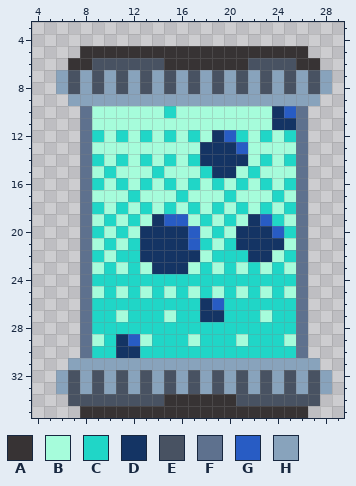
Two states of a pixel-art sprite, assets/tiles/25.png. Above, as it was before the edit.
The file is 36x36 pixels. Shown: x 4..29, y 3..35.
Palette (. is transparent): A #373334  B #a6fcdb  C #20d6c7  D #143464  E #485262  F #5e718e  G #285cc4  H #88a3bc
Pixels before, first column x 6:
 5 ..AAAAAAAAAAAAAAAAAAA..
 6 .AAEEEEEEAAAAAAAEEEEAA.
 7 HEHEHEHEHEHEHEHEHEHEHEH
 8 HEHEHEHEHEHEHEHEHEHEHEH
 9 .HHHHHHHHHHHHHHHHHHHHH.
10 ..FBBBBBBCBBBBBBBBDGF..
11 ..FBBBBBBBBBBBBBBBDDF..
12 ..FCBCBCBCBCBDGCBCBCF..
13 ..FBBBBBBBBBDDDGBBBBF..
14 ..FCBCBCBCBCDDDDBCBCF..
15 ..FBCBBBCBBBCDDBCBBBF..
16 ..FCBCBCBCBCBCBCBCBCF..
17 ..FBBBCBBBCBBBCBBBCBF..
18 ..FCBCBCBCBCBCBCBCBCF..
19 ..FBCBCBDGGBCBCBDGCBF..
20 ..FCBCBDDDDGBCBDDDGCF..
21 ..FBCBCDDDDGCBCDDDDBF..
22 ..FCBCCDDDDDBCCCDDBCF..
23 ..FBCBCBDDDBCBCBCBCBF..
24 ..FCCCCCCCCCCCCCCCCCF..
25 ..FBCBCBCBCBCBCBCBCBF..
26 ..FCCCCCCCCCDGCCCCCCF..
27 ..FCCBCCCBCCDDCCCBCCF..
28 ..FCCCCCCCCCCCCCCCCCF..
29 ..FBCDGBCCCBCCCBCCCBF..
30 ..FCCDDCCCCCCCCCCCCCF..
31 .HHHHHHHHHHHHHHHHHHHHH.
32 HEHEHEHEHEHEHEHEHEHEHEH
33 HEHEHEHEHEHEHEHEHEHEHEH
34 .EEEEEEEEAAAAAAEEEEEEE.
35 ..AAAAAAAAAAAAAAAAAAA..
The result:
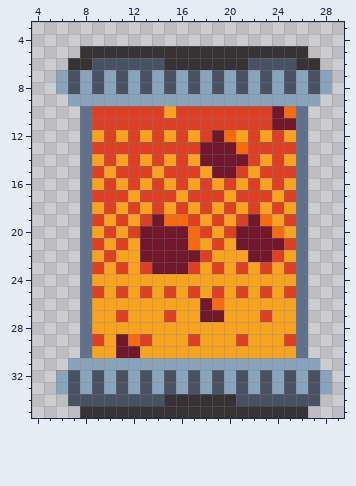
What changed:
colour B: #a6fcdb -> #df3e23
colour C: #20d6c7 -> #f9a31b
colour D: #143464 -> #73172d
colour G: #285cc4 -> #fa6a0a
